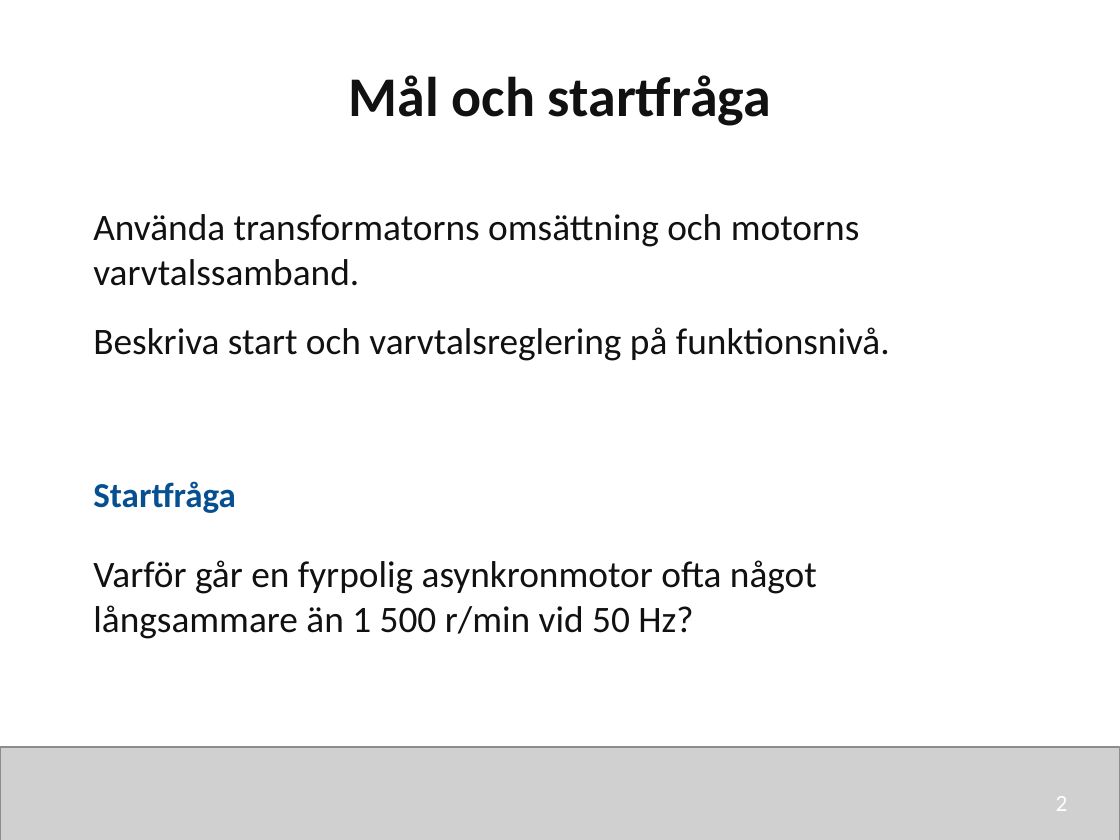
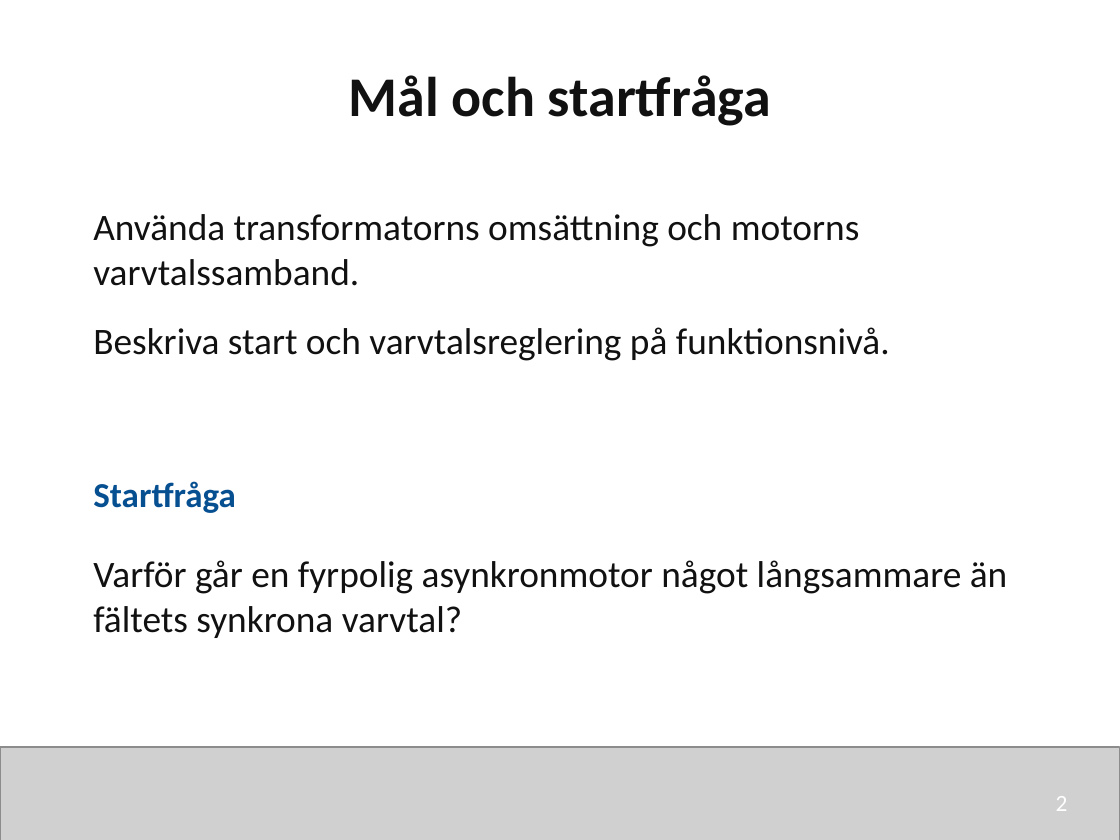
Before and after one commit to nj22az/nj22az.github.io, a slide deck: slide 2 of sjoskolan/vecka-43/aktuell/v43_02_Transformatorer_och_motorer_elev.pptx. Drawn at 1120x840 pixels with LibreOffice and Linux fonts; fonts in the diff are those of the drawing; grey boxes stand for pictures. Boxes give left, top, right and bottom in pixels: in the first picture for what was removed or moved away, otherwise in the second. Text is boxed around its words. In the diff, an @@ line names an element or a change of style, - is before the commit and + after.

```diff
--- a/sjoskolan/vecka-43/aktuell/v43_02_Transformatorer_och_motorer_elev.pptx
+++ b/sjoskolan/vecka-43/aktuell/v43_02_Transformatorer_och_motorer_elev.pptx
@@ text at (93,560,1007,638): text changed @@
-Varför går en fyrpolig asynkronmotor ofta något långsammare än 1 500 r/min vid 50 Hz?
+Varför går en fyrpolig asynkronmotor något långsammare än fältets synkrona varvtal?
```
Also in this commit, not shown: 3 other slides changed, 13 other files.
